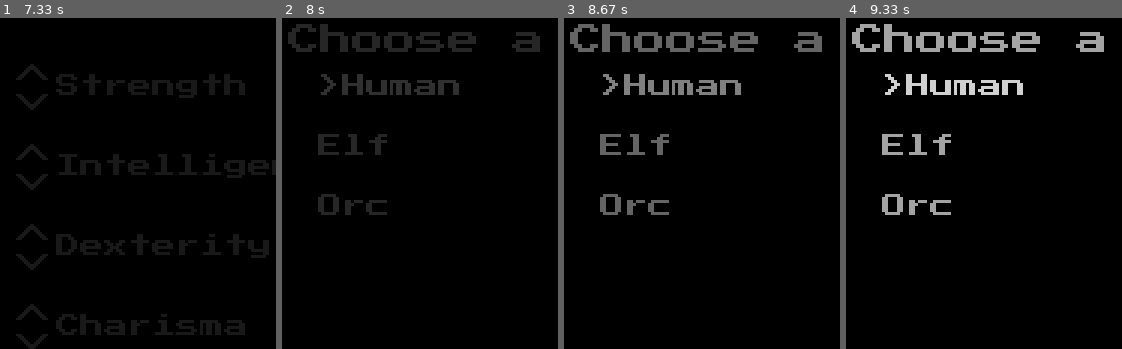
Above: before the commit, frames 1-4 (left to right).
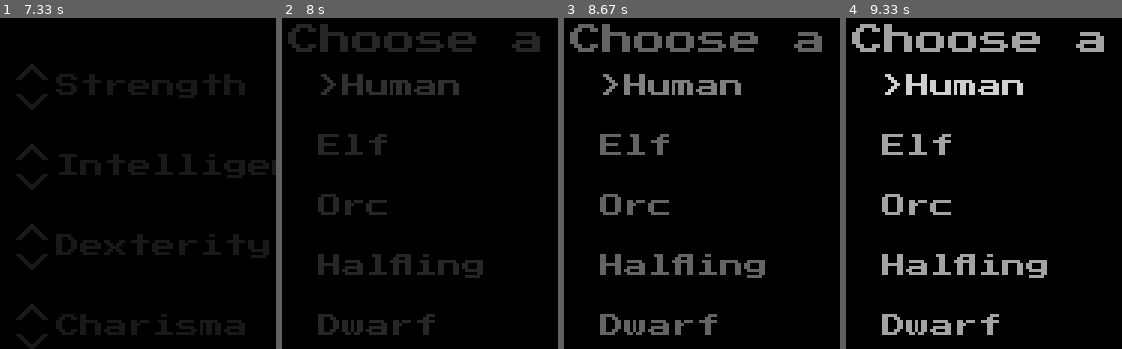
Above: after the commit, the same moments.

Repository: Cyborger/PygameTextRPG
Game: pygame game, started from launcher.py
Two runs of this game, one before a commit and one after it. Both use one fixed random seed, a clock stepped at 60 frames per second and the inputs below.
Inputs:
- Up to frame 1 (7.33 s): click "Begin A New Adventure" at 0.38 s; tap Enter at 5.07 s; click "Continue" at 5.45 s
- Up to frame 2 (8 s): no input
- Up to frame 3 (8.67 s): no input
- Up to frame 4 (9.33 s): no input
The pictures show only the part of the screen within x 0-50%, y 0-50%; the shares and areas given below are measured in that part.

Frame 1 is identical in both runs. In frame 2, 2.8% of the frame differs, in the area x 13-73%, y 71-96%; in frame 3, 2.8%; in frame 4, 2.8%.

Commit message:
Made JSON files easier to load

Diff:
--- a/core/jsonLoader.py
+++ b/core/jsonLoader.py
@@ -3,23 +3,16 @@
 
 class JSONLoader:
     @classmethod
-    def getData(cls, fileName):
+    def getJSONData(cls, fileName):
         filePath = "json/" + fileName + ".json"
         with open(filePath) as dataFile:
             return json.load(dataFile)
 
     @classmethod
-    def loadJSONFile(cls, fileName):
+    def loadJSONFile(cls, fileName, objectClass):
         objectList = []
-        objectData = cls.getData(fileName)
-        for obj in objectData:
-            objectList.append(objectData[obj])
+        data = cls.getJSONData(fileName)
+        for obj in data:
+            newObj = objectClass(data[obj])
+            objectList.append(newObj)
         return objectList
-
-    @classmethod
-    def loadRaces(cls):
-        raceList = []
-        for race in cls.loadJSONFile("races"):
-            newRace = Race(race)
-            raceList.append(newRace)
-        return raceList
--- a/json/races.json
+++ b/json/races.json
@@ -5,7 +5,13 @@
   "Elf" : {
     "Name" : "Elf"
   },
-  "Orc": {
+  "Orc" : {
     "Name" : "Orc"
+  },
+  "Halfing" : {
+    "Name" : "Halfling"
+  },
+  "Dwarf" : {
+    "Name" : "Dwarf"
   }
 }
--- a/menus/raceSelectionMenu.py
+++ b/menus/raceSelectionMenu.py
@@ -1,3 +1,4 @@
+from core.race import Race
 from core.jsonLoader import JSONLoader
 from core.menu import Menu
 from core.label import Label
@@ -7,7 +8,7 @@
 class RaceSelectionMenu(Menu):
     def __init__(self, parentState):
         super().__init__("raceSelectionMenu", parentState)
-        self.races = JSONLoader.loadRaces()
+        self.races = JSONLoader.loadJSONFile("races", Race)
         self.createLabels()
         self.createButtons()
 
--- a/states/locationState.py
+++ b/states/locationState.py
@@ -1,3 +1,4 @@
+from core.jsonLoader import JSONLoader
 from core.state import State
 from core.player import Player
 from menus.mainLocationMenu import MainLocationMenu
@@ -6,6 +7,7 @@
 class LocationState(State):
     def __init__(self, game):
         super().__init__("locationState", game)
+        # self.locations = JSONLoader.loadJSONFile()
         self.player = Player()  # Default player, if skipping character creation
         self.currentLocation = None
         self.addMenu(MainLocationMenu(self))
